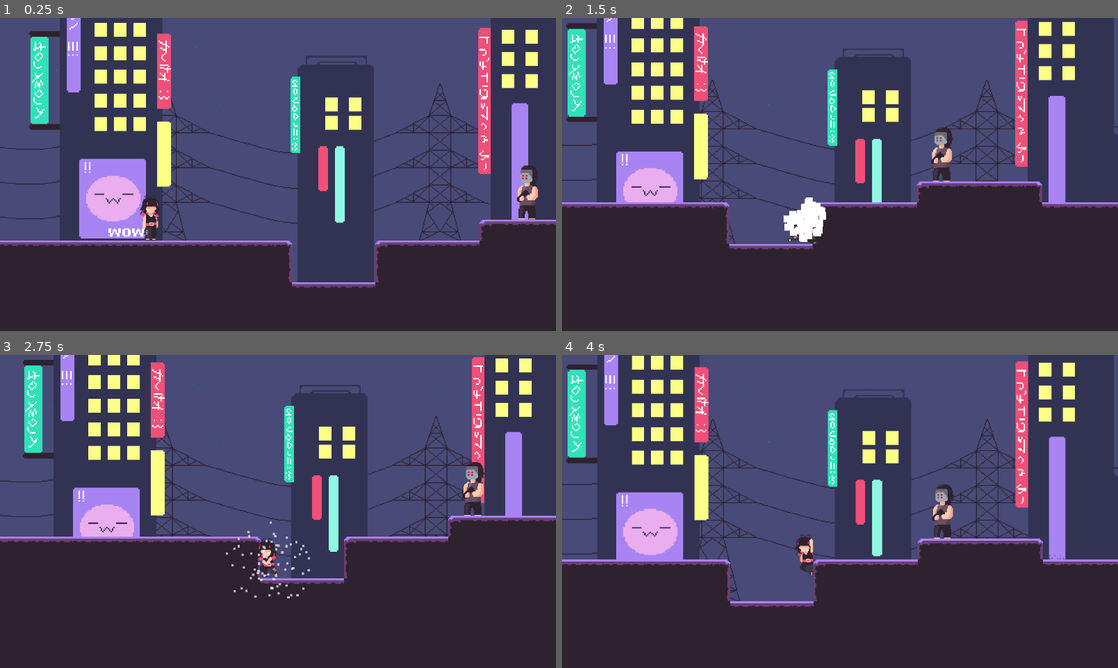
Above: before the commit, frames 1-4 (two rows, left to right).
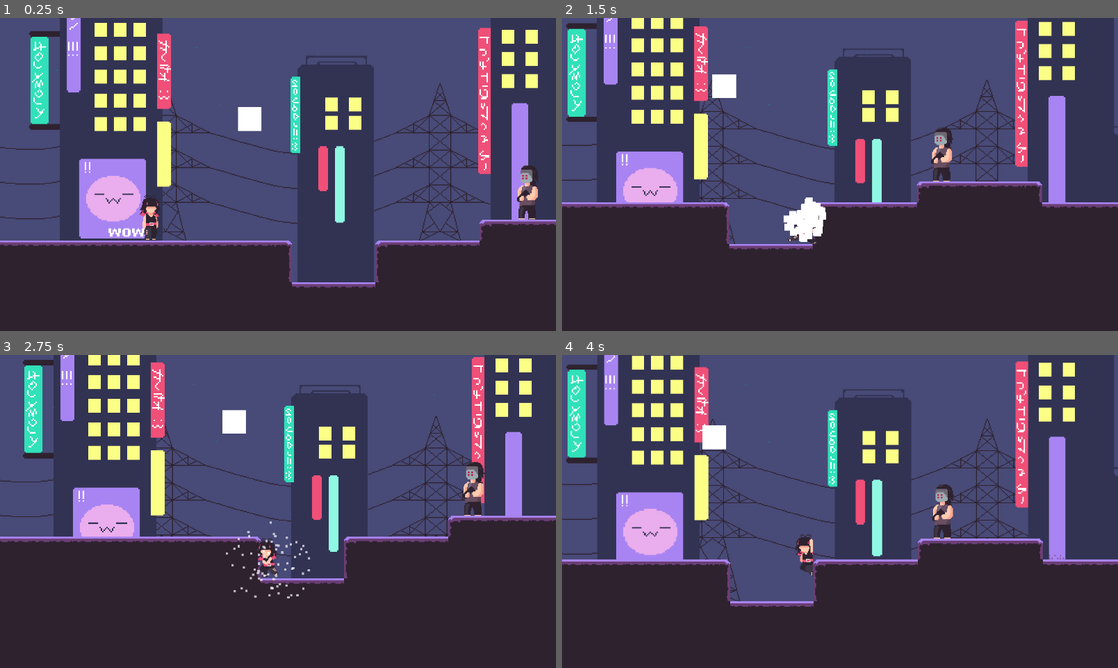
Above: after the commit, the same moments.

Repository: Starlivht/YippeeGodot
Game: Godot game, scene res://Scenes/game_test_room.tscn
The game is run twice, just before and just after one commit, with the same random seed, the same clock (stepped at 60 frames per second) and the same inputs.
Inputs:
- Up to frame 1 (0.25 s): no input
- Up to frame 2 (1.5 s): hold D (move_right) from 0.53 s (still down); tap K (slide) at 0.6 s; tap Space (jump) at 0.77 s; tap J (attack) at 1.35 s
- Up to frame 3 (2.75 s): tap Space (jump) at 1.52 s; tap K (slide) at 1.55, 2.1 s; release D (move_right) at 2.03 s; hold A (move_left) from 2.03 s (still down)
- Up to frame 4 (4 s): release A (move_left) at 2.78 s; hold D (move_right) from 2.78 s (still down); tap K (slide) at 2.85, 3.8 s; tap Space (jump) at 3.02, 3.77 s; tap J (attack) at 3.6 s

The runs differ from the first frame. In frame 1, 0.3% of the frame differs, in the area x 42-47%, y 28-37%; in frame 2, 0.3%; in frame 3, 0.3%; in frame 4, 0.3%.

Commit message:
wobbly drone wee wee wee wee wee wee wee

Diff:
--- /dev/null
+++ b/Scenes/drone.tscn
@@ -0,0 +1,48 @@
+[gd_scene load_steps=6 format=3 uid="uid://c6e73dap562ad"]
+
+[ext_resource type="Script" uid="uid://cl05ko5d6sww3" path="res://Scripts/drone.gd" id="1_ws5iu"]
+[ext_resource type="PackedScene" uid="uid://ccamlqucobk1f" path="res://Scenes/health_component.tscn" id="2_o36xs"]
+
+[sub_resource type="RectangleShape2D" id="RectangleShape2D_f5jqk"]
+size = Vector2(40, 40)
+
+[sub_resource type="CircleShape2D" id="CircleShape2D_ws5iu"]
+
+[sub_resource type="CircleShape2D" id="CircleShape2D_o36xs"]
+
+[node name="drone" type="CharacterBody2D"]
+collision_layer = 2
+collision_mask = 4
+script = ExtResource("1_ws5iu")
+
+[node name="ColorRect" type="ColorRect" parent="."]
+offset_right = 40.0
+offset_bottom = 40.0
+
+[node name="CollisionShape2D" type="CollisionShape2D" parent="."]
+position = Vector2(20, 20)
+shape = SubResource("RectangleShape2D_f5jqk")
+
+[node name="PlayerCheck" type="Area2D" parent="."]
+collision_layer = 0
+
+[node name="CollisionShape2D" type="CollisionShape2D" parent="PlayerCheck"]
+position = Vector2(20, 20)
+scale = Vector2(35, 35)
+shape = SubResource("CircleShape2D_ws5iu")
+
+[node name="RangeCheck" type="Area2D" parent="."]
+
+[node name="CollisionShape2D" type="CollisionShape2D" parent="RangeCheck"]
+position = Vector2(20, 20)
+scale = Vector2(22.6013, 22.6013)
+shape = SubResource("CircleShape2D_o36xs")
+
+[node name="HealthComponent" parent="." instance=ExtResource("2_o36xs")]
+max_health = 1.0
+
+[connection signal="body_entered" from="PlayerCheck" to="." method="_on_player_check_body_entered"]
+[connection signal="body_exited" from="PlayerCheck" to="." method="_on_player_check_body_exited"]
+[connection signal="body_entered" from="RangeCheck" to="." method="_on_range_check_body_entered"]
+[connection signal="body_exited" from="RangeCheck" to="." method="_on_range_check_body_exited"]
+[connection signal="hp_depleted" from="HealthComponent" to="." method="_on_health_component_hp_depleted"]
--- a/Scenes/game_test_room.tscn
+++ b/Scenes/game_test_room.tscn
@@ -8,6 +8,7 @@
 [ext_resource type="Texture2D" uid="uid://5mpwdqxrmqex" path="res://Assets/Sprites/Background/towers.png" id="5_e0146"]
 [ext_resource type="Texture2D" uid="uid://blaxv337s68w6" path="res://Assets/Sprites/Tilemaps/tilemap.png" id="7_kntb7"]
 [ext_resource type="PackedScene" uid="uid://cmx6ehdgnjm6e" path="res://Scenes/enemy.tscn" id="8_chqj3"]
+[ext_resource type="PackedScene" uid="uid://c6e73dap562ad" path="res://Scenes/drone.tscn" id="9_vy04p"]
 
 [sub_resource type="TileSetAtlasSource" id="TileSetAtlasSource_d8rc6"]
 texture = ExtResource("7_kntb7")
@@ -191,4 +192,8 @@
 [node name="Enemy" parent="." instance=ExtResource("8_chqj3")]
 position = Vector2(618, 14)
 
+[node name="drone" parent="." instance=ExtResource("9_vy04p")]
+position = Vector2(269, -89)
+scale = Vector2(0.681822, 0.681822)
+
 [connection signal="call_freeze_frame" from="Player" to="." method="frameFreeze"]
--- /dev/null
+++ b/Scripts/drone.gd
@@ -0,0 +1,42 @@
+extends CharacterBody2D
+
+var counter := 0.0
+var target : Node2D = null
+const SPEED := 200
+var inRange = false;
+@onready var health_component: Node2D = $HealthComponent
+
+func _ready() -> void:
+	return
+
+func _physics_process(delta: float) -> void:
+	counter += delta
+	velocity.y = sin(counter * 3) * 20
+
+	#horizontal movement
+	if(target):
+		var targetDir = target.global_position.x - global_position.x
+		if(targetDir > 0 ): targetDir = 1
+		else: targetDir = -1
+
+		if(inRange):
+			velocity.x = lerpf(velocity.x, SPEED * (-targetDir), 1- pow(0.4, delta))
+		else:
+			velocity.x = lerpf(velocity.x, SPEED * targetDir, 1- pow(0.4, delta))
+
+	move_and_slide()
+
+
+func _on_player_check_body_entered(body: Node2D) -> void:
+	target = body
+
+func _on_range_check_body_entered(body: Node2D) -> void:
+	inRange = true
+
+
+func _on_range_check_body_exited(body: Node2D) -> void:
+	inRange = false
+
+
+func _on_health_component_hp_depleted() -> void:
+	queue_free()
Not shown: 1 places in Scenes/game_test_room.tscn that only renumber resources
Not shown, added: Scripts/drone.gd.uid
